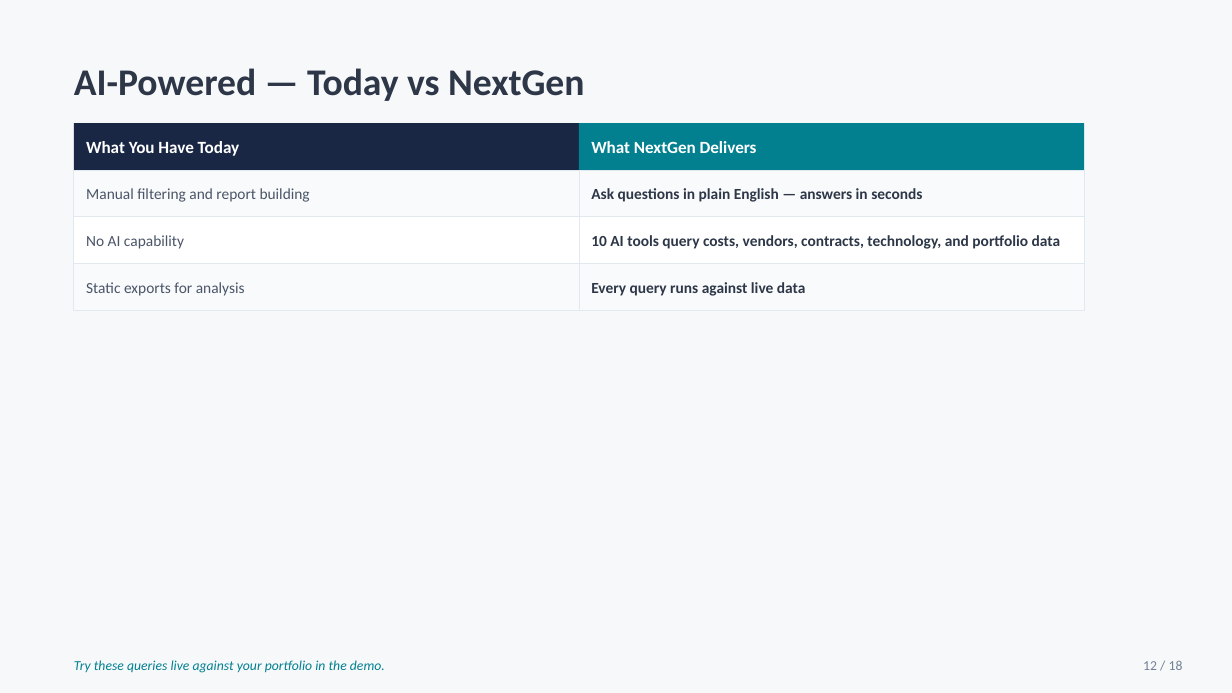
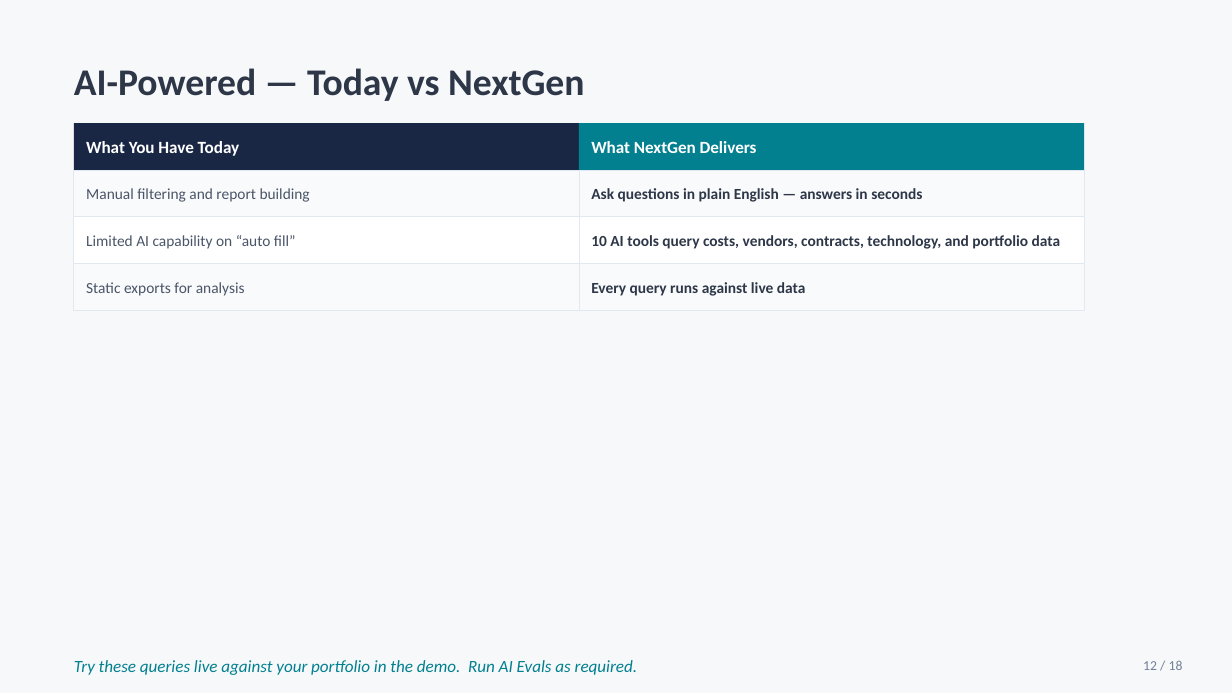
Before and after one commit to sholtby/getinsync-architecture, a slide deck: slide 12 of marketing/GetInSync_NextGen_Garland_Light.pptx. Drawn at 1232x693 pixels with LibreOffice and Linux fonts; fonts in the diff are those of the drawing. Boxes give left, top, right and bottom in pixels: in the first picture for what was removed or moved away, otherwise in the second. Text is boxed around its words. In the diff, an @@ line names an element or a change of style, - is before the commit and + after.

```diff
--- a/marketing/GetInSync_NextGen_Garland_Light.pptx
+++ b/marketing/GetInSync_NextGen_Garland_Light.pptx
@@ text at (86, 235, 296, 249): text changed @@
-No AI capability
+Limited AI capability on “auto fill”
@@ text at (74, 660, 637, 675): text changed; size 8 to 10 pt @@
-Try these queries live against your portfolio in the demo.
+Try these queries live against your portfolio in the demo. Run AI Evals as required.
```
Also in this commit, not shown: 15 other slides changed, 2 other files.
